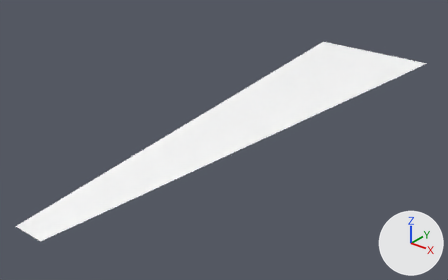
An edit to the glTF model glb_imports/ClarityScarf.glb, drawn before and after from the same camera.
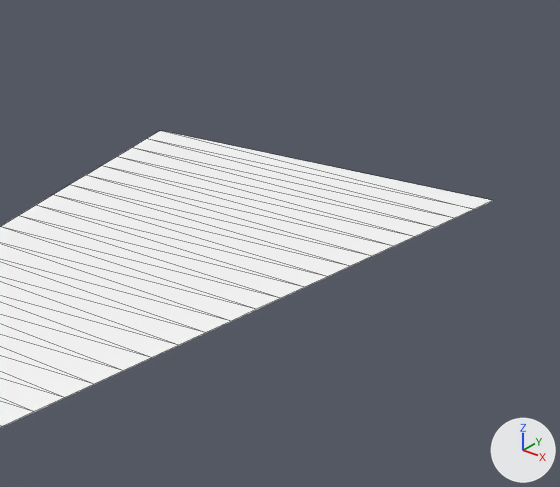
Old and new are each drawn whole from a camera (50 mm lens) standing at (22.8, -13.5, 17.0) and looking at (-1.0, 16.3, -1.5) and again close up on the part from 61% to 100% of the width and 0% to 55% of the height. Arrows for +X, +Y and +Z are at lower right; the lights stay in place. The older version's two pictures come first. The close-ups show mesh edges as thin lines.

The first close-up shows 'ScarfMesh'.
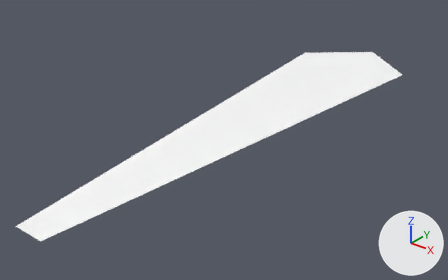
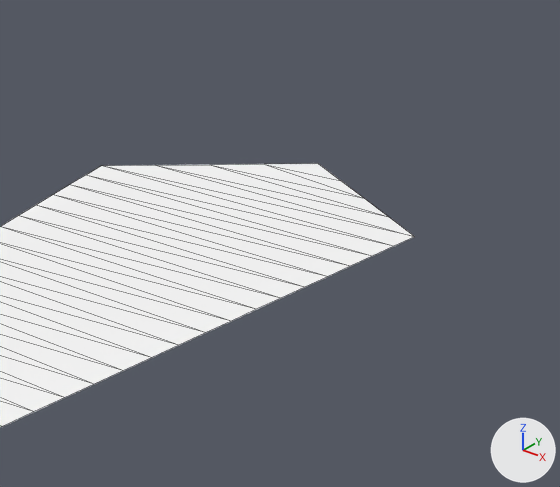
Commit message: Pointed Clarity Scarf

Edits to the bpy script that builds the scene:
```text
Change me_plane:
    used by ob_scarfmesh; location = (0.0, 0.0, 0.0)
    verts and faces of me_plane; kept vertices keep their numbers, new ones are numbered from 76
    before: 0 (5.0, 36.0, 0.0) at pixel (493, 200), 1 (-5.0, 36.0, 0.0) at pixel (160, 130), 4 (4.9, 35.0, 0.0) at pixel (474, 209), 5 (4.8, 34.1, 0.0) at pixel (454, 218), 6 (4.7, 33.1, 0.0) at pixel (435, 227)
    before: 40 (-4.9, 35.0, 0.0) at pixel (146, 138), 41 (-4.8, 34.1, 0.0) at pixel (131, 147), 42 (-4.7, 33.1, 0.0) at pixel (116, 156)
    remove me_plane.from_pydata(...)  # 76 vertices, 74 faces; spans x -5.0..5.0, y 0.0..36.0, z 0.0
    add me_plane.from_pydata(...)  # 75 vertices, 73 faces; spans x -4.6..4.6, y 0.0..36.0, z 0.0
    me_plane part 1
    add delete_vertices([0, 1, 4])  # with the faces that use them
    add verts[42] = (-3.4, 33.1, 0.0)  # moved, pixel (155, 165)
    add verts[41] = (-2.3, 34.1, 0.0)  # moved, pixel (209, 164)
    add verts[40] = (-1.1, 35.0, 0.0)  # moved, pixel (264, 164)
    add verts[6] = (3.4, 33.1, 0.0)  # moved, pixel (388, 216)
    add verts[5] = (2.3, 34.1, 0.0)  # moved, pixel (364, 198)
    add verts[76] = (0.0, 36.0, 0.0)  # pixel (318, 163)
    add verts[77] = (1.1, 35.0, 0.0)  # pixel (340, 180)
    add faces += [(5, 77, 40), (40, 77, 76)]
```

Changed parts and their boxes [x1, y1, x2, y2] in the close-ups (560 x 487 px; the box of a moved part takes in the faces that stretch with it):
'ScarfMesh', reshaped: before [0, 130, 493, 427]; after [0, 164, 415, 427]
part 1 of me_plane, moved or reshaped: before [102, 130, 493, 237]; after [105, 164, 415, 237]
